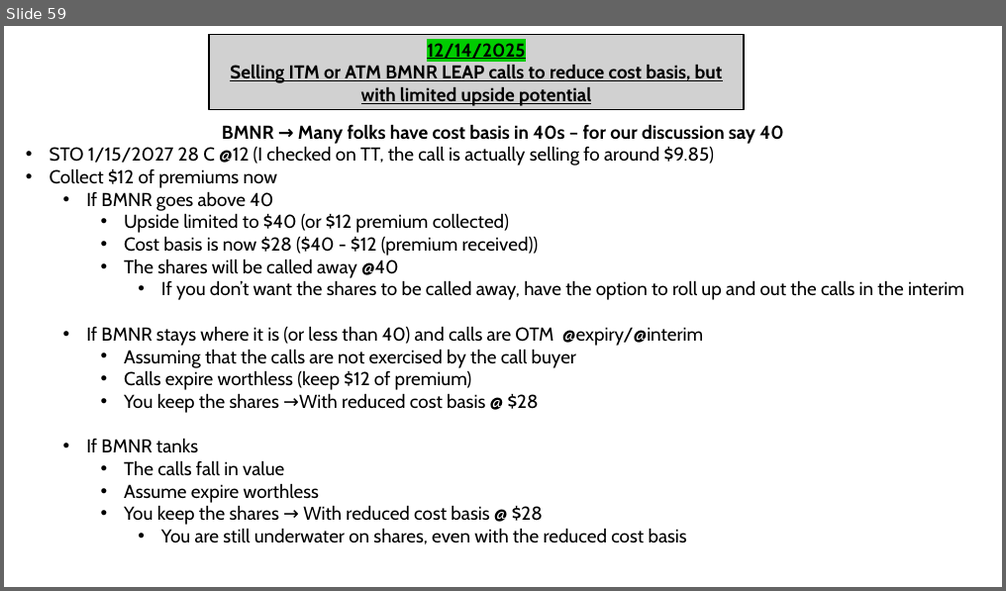
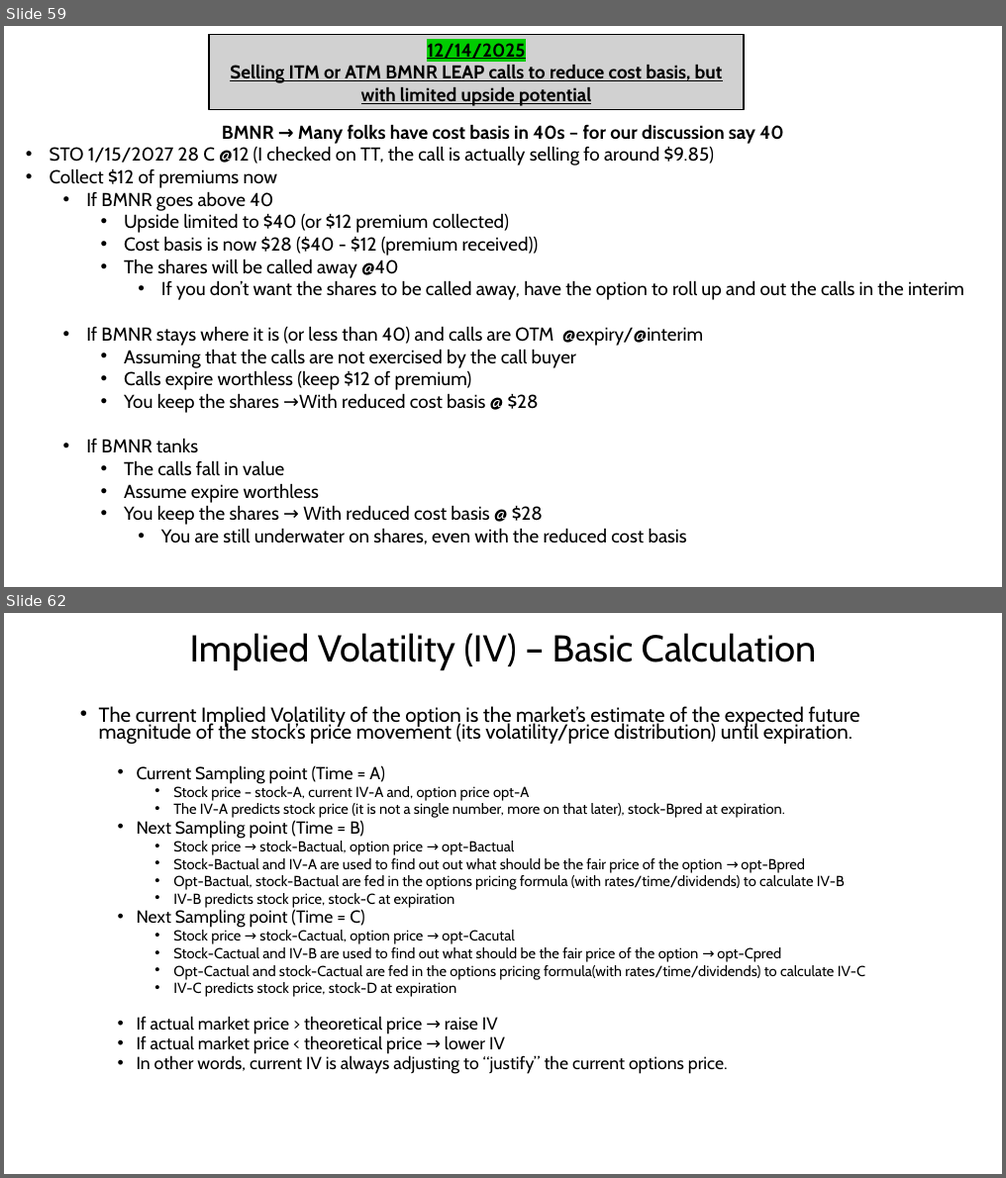
Before and after one commit to austin-stocks/python, a slide deck: User_Files/Options.pptx. Shown one above the other, each under a label of ours: slide 59 before the commit, slides 59 and 62 after it; the slides between them are not shown. The pictures are 1006x591 and 1006x1178 pixels, drawn with LibreOffice and Linux fonts; fonts in the diff are those of the drawing. Boxes give left, top, right and bottom in pixels: in the first picture for what was removed or moved away, otherwise in the second. Text is boxed around its words. In the diff, an @@ line names an element or a change of style, - is before the commit and + after.

```diff
--- a/User_Files/Options.pptx
+++ b/User_Files/Options.pptx
@@ slide 62 added at bbox=[4, 613, 1002, 1174], background #FFFFFF @@
@@ title added at bbox=[190, 633, 816, 670], 36 pt, text #000000 @@
+Implied Volatility (IV) – Basic Calculation
@@ text added at bbox=[99, 706, 865, 1074], 14 pt, text #000000 @@
+• The current Implied Volatility of the option is the market’s estimate of the expected future magnitude of the stock’s price movement (its volatility/price distribution) until expiration.
+  • Current Sampling point (Time = A)
+    • Stock price – stock-A, current IV-A and, option price opt-A
+    • The IV-A predicts stock price (it is not a single number, more on that later), stock-Bpred at expiration.
+  • Next Sampling point (Time = B)
+    • Stock price → stock-Bactual, option price → opt-Bactual
+    • Stock-Bactual and IV-A are used to find out out what should be the fair price of the option → opt-Bpred
+    • Opt-Bactual, stock-Bactual are fed in the options pricing formula (with rates/time/dividends) to calculate IV-B
+    • IV-B predicts stock price, stock-C at expiration
+  • Next Sampling point (Time = C)
+    • Stock price → stock-Cactual, option price → opt-Cacutal
+    • Stock-Cactual and IV-B are used to find out what should be the fair price of the option → opt-Cpred
+    • Opt-Cactual and stock-Cactual are fed in the options pricing formula(with rates/time/dividends) to calculate IV-C
+    • IV-C predicts stock price, stock-D at expiration
+  • If actual market price > theoretical price → raise IV
+  • If actual market price < theoretical price → lower IV
+  • In other words, current IV is always adjusting to “justify” the current options price.
```
Also in this commit, not shown: 3 other slides added, 6 other files.
